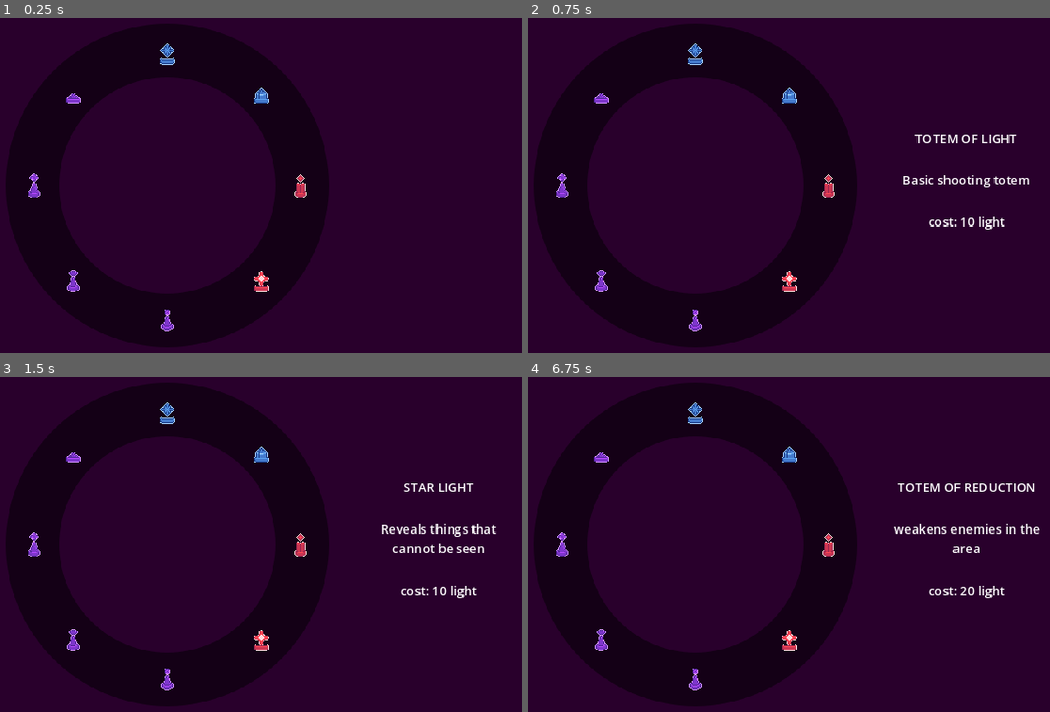
Above: before the commit, frames 1-4 (two rows, left to right).
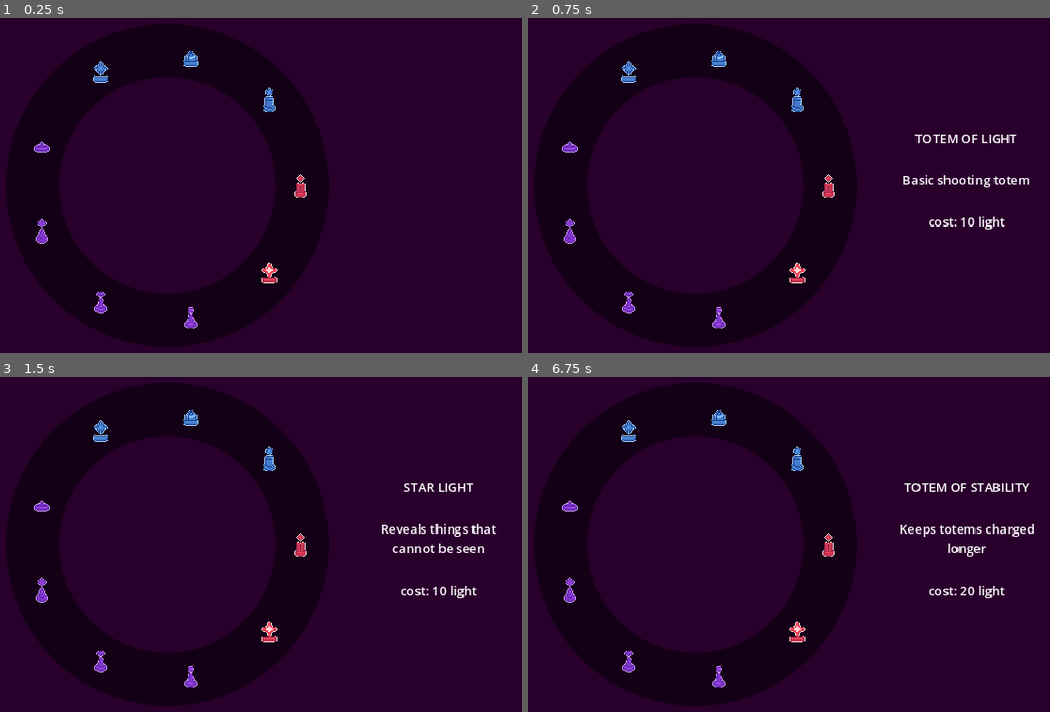
Above: after the commit, the same moments.

Repository: 40-4/LastTwilight
Game: Godot game, scene res://Player/UI/menu.tscn
Two runs of this game, one before a commit and one after it. Both use one fixed random seed, a clock stepped at 60 frames per second and the inputs below. This scene is started directly instead of the project's main scene.
Inputs (mouse positions are in pixels of both pictures, inside the frame that each line leads up to; where the layout moved, square brackets give the same spot in the first picture):
- Up to frame 1 (0.25 s): no input
- Up to frame 2 (0.75 s): click (830, 188) at 0.5 s
- Up to frame 3 (1.5 s): click (271, 634) [266, 641] at 1.25 s
- Up to frame 4 (6.75 s): click (721, 678) [700, 681] at 2 s; click (632, 661) [606, 641] at 2.75 s; click (574, 594) [564, 547] at 3.5 s; click (574, 500) [606, 454] at 4.25 s; click (632, 430) [700, 413] at 5 s; click (721, 417) [794, 454] at 5.75 s; click (799, 460) at 6.52 s

The runs differ from the first frame. In frame 1, 1.5% of the frame differs, in the area x 5-54%, y 7-94%; in frame 2, 1.5%; in frame 3, 1.5%; in frame 4, 2.5%, in the area x 5-99%, y 7-94%.

Commit message:
asimkjnd
onjkdsa

Diff:
--- a/CanvasLayer.gd
+++ b/CanvasLayer.gd
@@ -9,12 +9,12 @@
 @onready var article = $Control/texts/VBoxContainer/Label2
 @onready var cost = $Control/texts/VBoxContainer/Label3
 
-var descriptions = {1:{"title":"Totem of Light", "descriptio …(699 unchanged characters)… s in the area", "cost":"cost: 20 light"}}
+var descriptions = {1:{"title":"Totem of Light", "descriptio …(699 unchanged characters)… s in the area", "cost":"cost: 20 light"},9:{"title":"Totem of Stability", "description":"Keeps totems charged longer", "cost":"cost: 20 light"}}
 # Called when the node enters the scene tree for the first time.
 func _ready():
 	#podstawić przyciski pod id
 	buttons = {1:$buttons/TextureButton1, 2:$buttons/TextureButton2, 3:$buttons/TextureButton3, 4:$buttons/TextureButton4, …(309 unchanged characters)…
-	var totems = [1,2,3,4,5,6,7,8]
+	var totems = [1,2,3,4,5,6,7,8,9]
 	var amount = totems.size()
 	var center = Vector2(0,0)
 	var radius = 170
@@ -32,7 +32,7 @@
 # Called every frame. 'delta' is the elapsed time since the previous frame.
 func _process(_delta):
 	var najechany = false
-	for i in [1,2,3,4,5,6,7,8]:
+	for i in [1,2,3,4,5,6,7,8,9]:
 		najechany = najechany or buttons[i].is_hovered()
 	if najechany:
 		texts.show()
--- a/Player/UI/menu.tscn
+++ b/Player/UI/menu.tscn
@@ -10,6 +10,7 @@
 [ext_resource type="Texture2D" uid="uid://dqywu7h8m3j2b" path="res://Player/UI/totems_sprites/Totem_of_Pain_Presentaation.png" id="8_myodx"]
 [ext_resource type="Texture2D" uid="uid://dgherii1w3ror" path="res://Player/UI/totems_sprites/Totem_of_Coldness_Presentation.png" id="9_ubqfb"]
 [ext_resource type="Texture2D" uid="uid://b2ch2twag45jx" path="res://Player/UI/totems_sprites/Totem_of_Reduction_Presentation.png" id="10_jf1g7"]
+[ext_resource type="Texture2D" uid="uid://bdfirlbej72pc" path="res://Player/UI/totems_sprites/Totem_of_Stability_Presentation.png" id="11_1lm45"]
 
 [node name="CanvasLayer" type="CanvasLayer"]
 script = ExtResource("1_134eb")
@@ -126,7 +127,7 @@
 visible = false
 offset_right = 40.0
 offset_bottom = 40.0
-texture_normal = ExtResource("5_br74n")
+texture_normal = ExtResource("11_1lm45")
 
 [node name="TextureButton10" type="TextureButton" parent="buttons"]
 visible = false
Not shown: 1 places in Player/UI/menu.tscn that only renumber resources
Binary file added: Player/UI/totems_sprites/Totem_of_Stability_Presentation.png
Not shown, added: Player/UI/totems_sprites/Totem_of_Stability_Presentation.png.import
